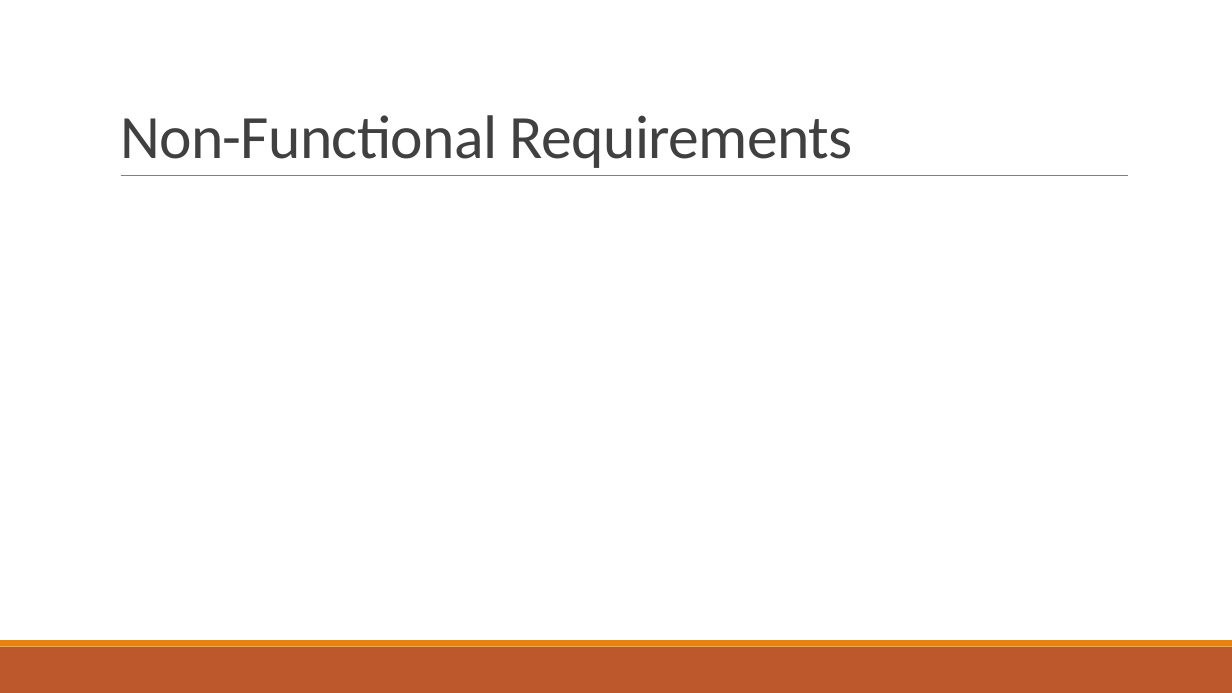
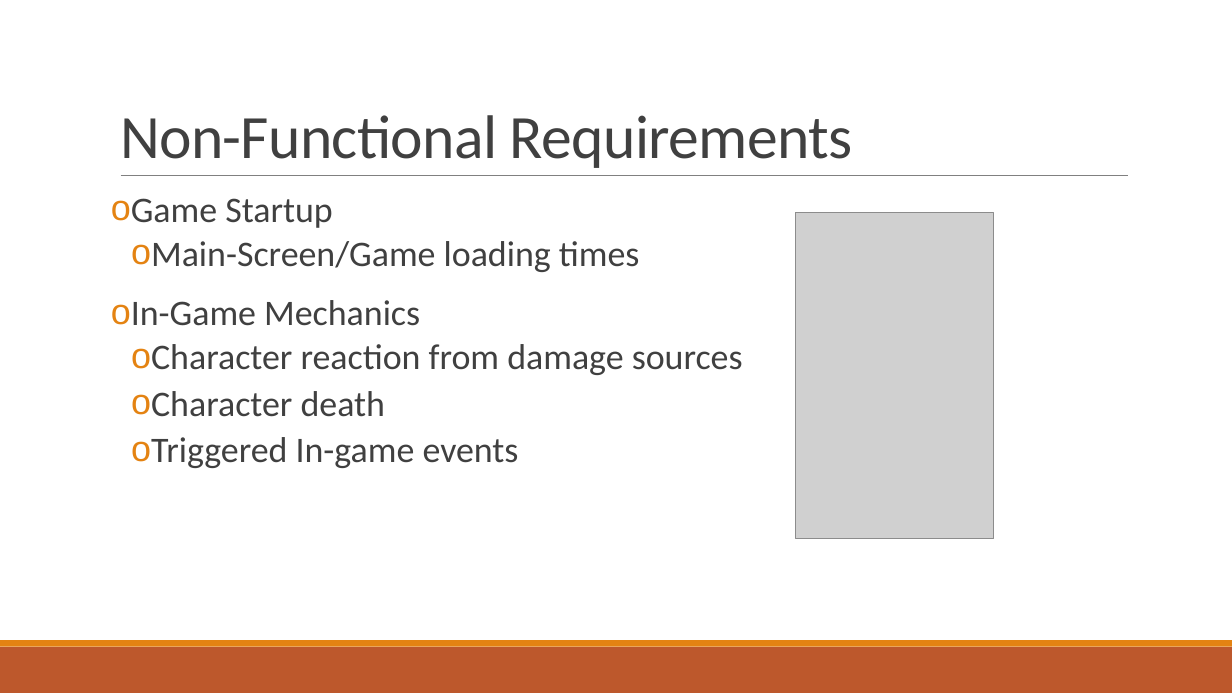
Before and after one commit to jonnynabors/Belly-Of-The-Beast, a slide deck: slide 11 of Documentation/UnityGameRequirementsPPT.pptx (slide 10 before the commit). Drawn at 1232x693 pixels with LibreOffice and Linux fonts; fonts in the diff are those of the drawing; grey boxes stand for pictures. Boxes give left, top, right and bottom in pixels: in the first picture for what was removed or moved away, otherwise in the second. Text is boxed around its words. In the diff, an @@ line names an element or a change of style, - is before the commit and + after.

Commit message:
Added pictures and some text

```diff
--- a/Documentation/UnityGameRequirementsPPT.pptx
+++ b/Documentation/UnityGameRequirementsPPT.pptx
@@ text added at (131,198,743,468), 28 pt, text #404040 @@
+o Game Startup
+  o Main-Screen/Game loading times
+o In-Game Mechanics
+  o Character reaction from damage sources
+  o Character death
+  o Triggered In-game events
@@ picture added at (796,213,994,539) @@
```
Also in this commit, not shown: 2 other slides changed, 6 slides added, 5 slides removed.
